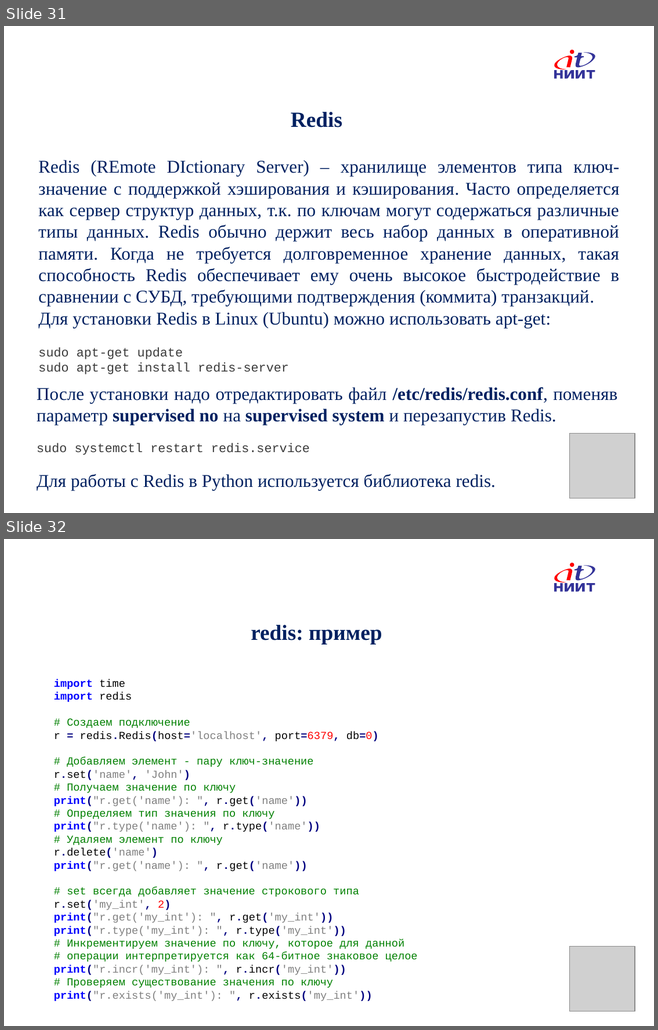
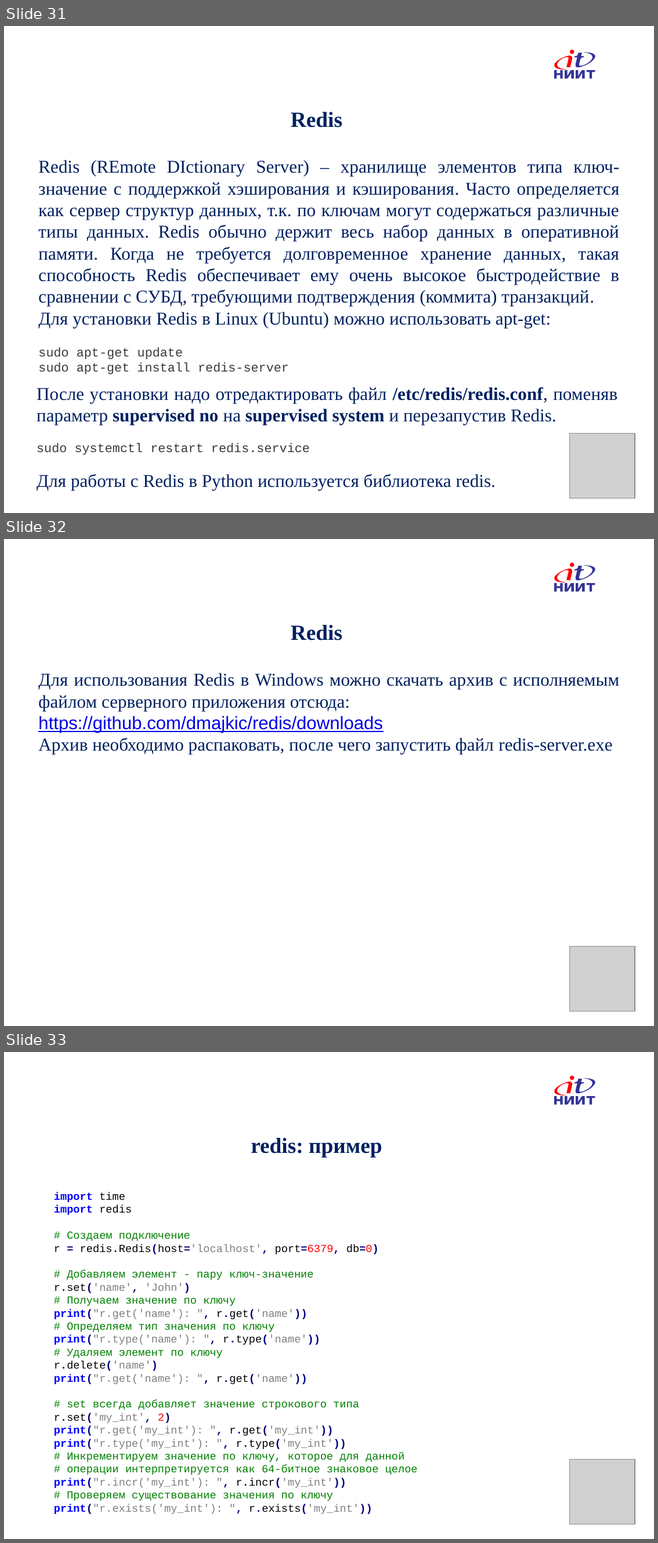
Before and after one commit to IlyaOrlov/PythonCourse, a slide deck: Lectures/PyLec_12.pptx. Shown one above the other, each under a label of ours: slides 31 and 32 before the commit, slides 31, 32 and 33 after it. The pictures are 658x1030 and 658x1543 pixels, drawn with LibreOffice and Linux fonts; fonts in the diff are those of the drawing; grey boxes stand for pictures; background and template pictures are left out. Boxes give left, top, right and bottom in pixels: in the first picture for what was removed or moved away, otherwise in the second. Text is boxed around its words. In the diff, an @@ line names an element or a change of style, - is before the commit and + after.

```diff
--- a/Lectures/PyLec_12.pptx
+++ b/Lectures/PyLec_12.pptx
@@ slide 32 added at (x1=4, y1=539, x2=654, y2=1026), background picture (left out); not listed: 7 template elements that a slide beside it also shows @@
@@ title added at (x1=291, y1=625, x2=342, y2=641), 24 pt, text #002060, bold @@
+Redis
@@ text added at (x1=38, y1=673, x2=619, y2=754), 20 pt, text #002060 @@
+Для использования Redis в Windows можно скачать архив с исполняемым файлом серверного приложения отсюда:
+https://github.com/dmajkic/redis/downloads
+Архив необходимо распаковать, после чего запустить файл redis-server.exe
@@ picture added at (x1=569, y1=946, x2=634, y2=1011) @@
@@ what was slide 32 is now slide 33 @@
```
Also in this commit, not shown: 4 slides changed, 1 other file.
